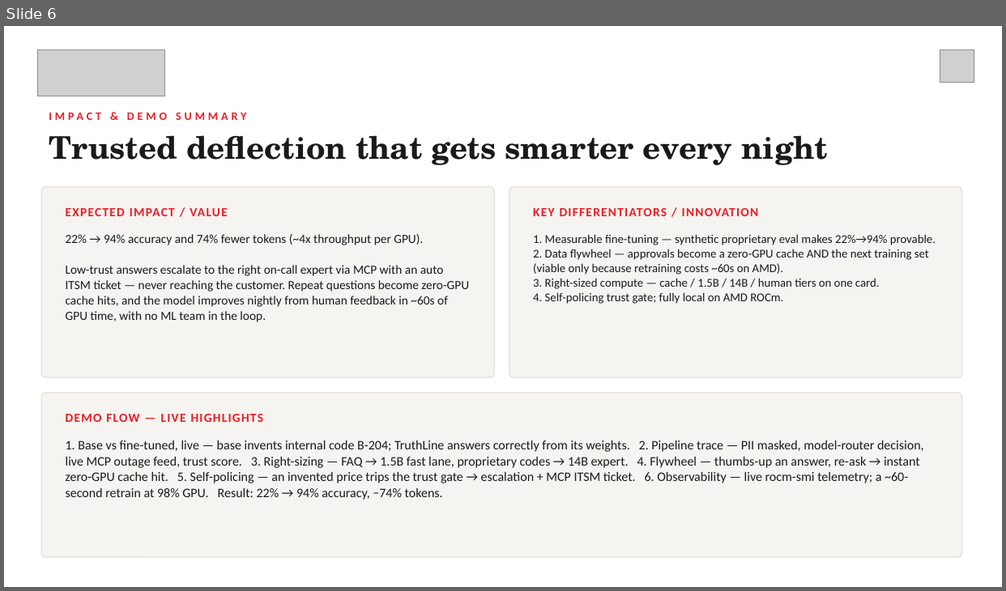
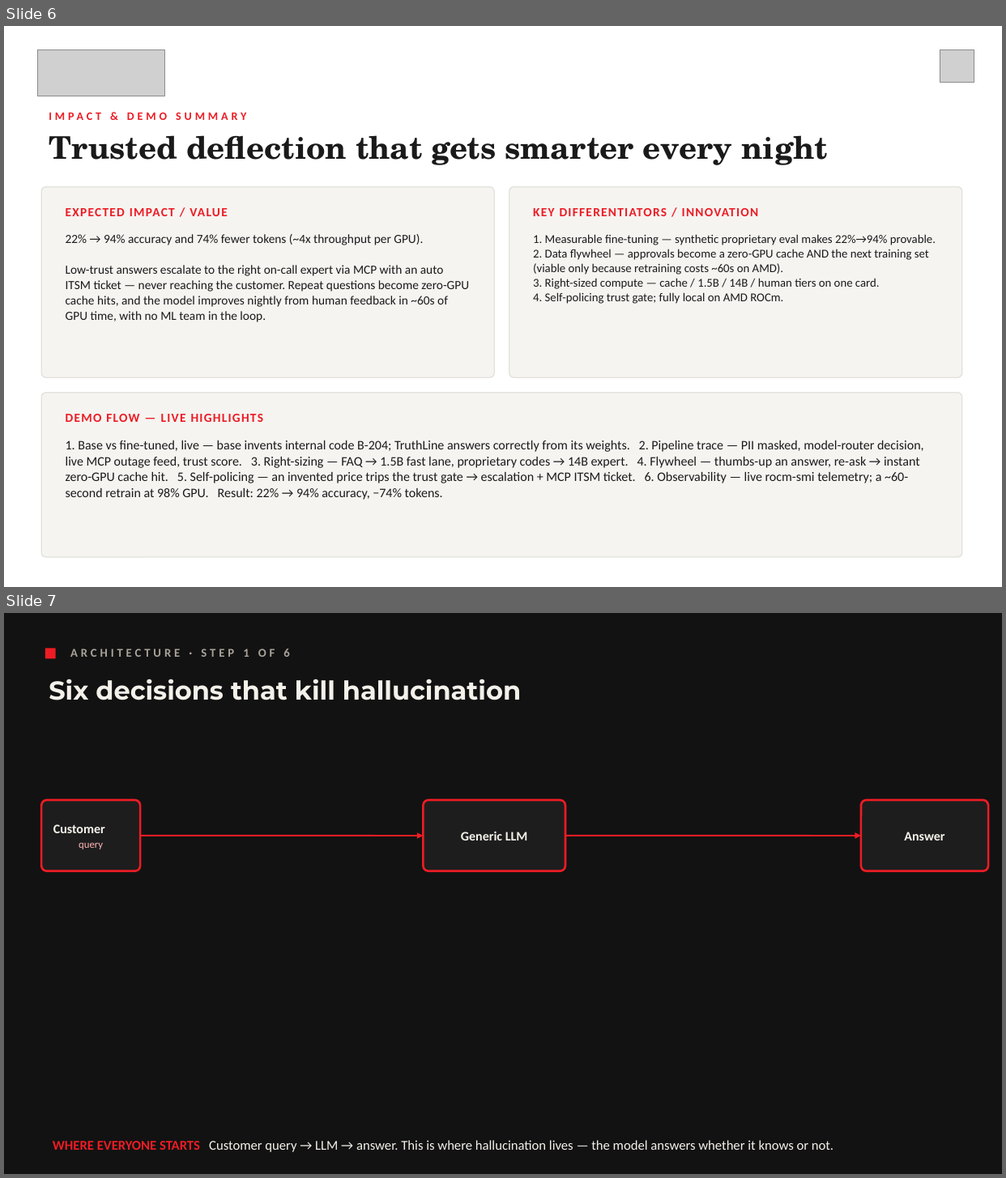
Before and after one commit to Prash8830/amd, a slide deck: submission/TCS_AMD_AI_Hackathon_Submission_TruthLine.pptx. Shown one above the other, each under a label of ours: slide 6 before the commit, slides 6 and 7 after it. The pictures are 1006x591 and 1006x1178 pixels, drawn with LibreOffice and Linux fonts; fonts in the diff are those of the drawing; grey boxes stand for pictures. Boxes give left, top, right and bottom in pixels: in the first picture for what was removed or moved away, otherwise in the second. Text is boxed around its words. In the diff, an @@ line names an element or a change of style, - is before the commit and + after.

```diff
--- a/submission/TCS_AMD_AI_Hackathon_Submission_TruthLine.pptx
+++ b/submission/TCS_AMD_AI_Hackathon_Submission_TruthLine.pptx
@@ slide 7 added at <box>4,613,1002,1174</box>, background #121212 @@
@@ rectangle added at <box>45,648,56,658</box>, fill #ED1C24 @@
@@ text added at <box>70,649,289,657</box>, 11.5 pt, text #A9A399, bold @@
+ARCHITECTURE · STEP 1 OF 6
@@ text added at <box>49,679,521,700</box>, 25 pt, text #F4F1EA, bold @@
+Six decisions that kill hallucination
@@ rounded rectangle added at <box>41,800,140,871</box>, fill #1D1D1D, outline #ED1C24 2 pt @@
@@ rounded rectangle added at <box>424,800,565,871</box>, fill #1D1D1D, outline #ED1C24 2 pt @@
@@ rounded rectangle added at <box>861,800,988,871</box>, fill #1D1D1D, outline #ED1C24 2 pt @@
@@ text added at <box>53,824,105,850</box>, 12.5 pt, text #F4F1EA, bold @@
+Customer
+query
@@ text added at <box>461,831,528,841</box>, 12.5 pt, text #F4F1EA, bold @@
+Generic LLM
@@ arrow added from (140, 836) to (424, 836), #ED1C24 1.5 pt @@
@@ arrow added from (565, 836) to (861, 836), #ED1C24 1.5 pt @@
@@ text added at <box>904,832,944,841</box>, 12.5 pt, text #F4F1EA, bold @@
+Answer
@@ text added at <box>53,1140,833,1152</box>, 13 pt, text #F4F1EA @@
+WHERE EVERYONE STARTS Customer query → LLM → answer. This is where hallucination lives — the model answers whether it knows or not.
```
Also in this commit, not shown: 5 other slides added, 1 other file.
